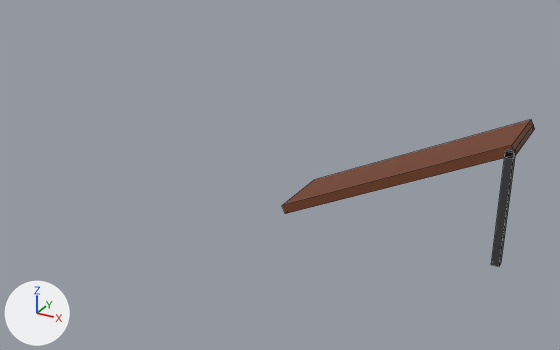
The FBX model Assets/Models/Tetrominos/Slides/VS8.fbx as it was, and as the next commit left it.
One viewpoint serves both versions: a camera (50 mm lens) standing at (15.13, -8.07, 9.36) and looking at (10.66, 0.06, 5.3). Every picture has the same lights, and +X, +Y and +Z are marked at lower left. Mesh edges are drawn as thin lines. Where no turn or scale is listed for an object, it has been applied to the vertices.
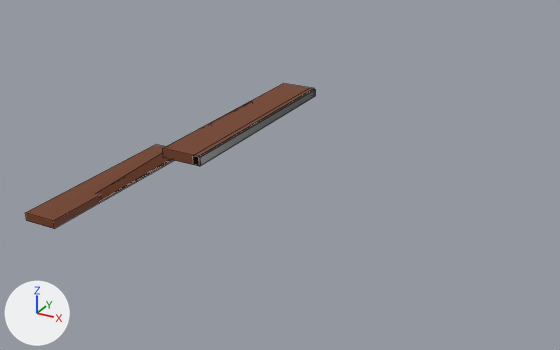
ob_variant_slide_8 is not drawn itself; it is the parent of ob_cube_048.

Where the newer file only moved an object's origin or applied its transform, the numbers keep the older frame.

Diff of the bpy script that builds the scene:
```diff
--- a/Assets/Models/Tetrominos/Slides/VS8.fbx.py
+++ b/Assets/Models/Tetrominos/Slides/VS8.fbx.py
@@ me_cube_037 @@
 me_cube_037.from_pydata(...)  # 8 vertices, 6 faces; spans x -0.05..0.05, y -0.5..0.5, z -0.05..0.05
 # used by ob_cube_042; location = (13.45, 0.95, 6.0)
-me_cube_037.vertices[0].co = (-0.05, -0.5, -0.05)  # pixel (504, 157)
-me_cube_037.vertices[1].co = (-0.05, -0.5, 0.05)  # pixel (505, 149)
-me_cube_037.vertices[2].co = (-0.05, 0.5, -0.05)
-me_cube_037.vertices[3].co = (-0.05, 0.5, 0.05)
-me_cube_037.vertices[4].co = (0.05, -0.5, -0.05)  # pixel (513, 158)
-me_cube_037.vertices[5].co = (0.05, -0.5, 0.05)  # pixel (514, 150)
-me_cube_037.vertices[6].co = (0.05, 0.5, -0.05)  # pixel (532, 131)
-me_cube_037.vertices[7].co = (0.05, 0.5, 0.05)  # pixel (533, 124)
-me_cube_037.materials.append(mat_metall)  # dark grey #676767
+# me_cube_037 part 1
+me_cube_037.vertices[0].co = (-5.4, -2.4, -1.46)  # pixel (54, 228)
+me_cube_037.vertices[1].co = (-5.4, -2.4, -1.34)  # pixel (53, 220)
+me_cube_037.vertices[2].co = (-5.9, -2.4, -1.46)  # pixel (26, 220)
+me_cube_037.vertices[3].co = (-5.9, -2.4, -1.34)  # pixel (25, 212)
+me_cube_037.vertices[4].co = (-5.4, 0.5, -1.46)
+me_cube_037.vertices[5].co = (-5.4, 0.5, -1.34)
+me_cube_037.vertices[6].co = (-5.9, 0.5, -1.46)
+me_cube_037.vertices[7].co = (-5.9, 0.5, -1.34)  # pixel (155, 144)
+me_cube_037.materials.append(mat_wood)  # brown #743e22
@@ me_cube_062 @@
+me_cube_062.from_pydata(...)  # a box spanning x -0.25..0.25, y -1.45..1.45, z -0.06..0.06
+me_cube_062.materials.append(mat_wood)  # brown #743e22
@@ me_cube_063 @@
+me_cube_063.from_pydata(...)  # a box spanning x -0.05..0.05, y -1.45..1.45, z -0.05..0.05
+me_cube_063.materials.append(mat_metall)  # dark grey #676767
@@ ob_variant_slide_8 @@
 ob_variant_slide_8 = bpy.data.objects.new('Variant Slide 8', None)
-ob_variant_slide_8.location = (12.0, 0.0, 6.0)
+ob_variant_slide_8.location = (9.0, 0.0, 6.0)
@@ ob_cube_043 @@
-ob_cube_043 = bpy.data.objects.new('Cube.043', me_cube_045)
-ob_cube_043.location = (13.45, 0.5, 5.274)
@@ ob_cube_048 @@
 ob_cube_048.parent = ob_variant_slide_8
-ob_cube_048.location = (-0.00502, 0.95, -0.68)
-ob_cube_048.rotation_euler = (0.0, 0.456, -3.142)  # degrees (0, 26, -180)
+ob_cube_048.location = (-0.00502, 0.0, -0.7)
+ob_cube_048.rotation_euler = (0.0, 0.611, -3.142)  # degrees (0, 35, -180)
+ob_cube_048.scale = (0.75, 1.0, 1.0)
@@ ob_cube_010 @@
+ob_cube_010 = bpy.data.objects.new('Cube.010', me_cube_062)
+ob_cube_010.location = (10.2, 0.0, 6.0)
@@ ob_cube_025 @@
+ob_cube_025 = bpy.data.objects.new('Cube.025', me_cube_063)
+ob_cube_025.location = (10.42, 0.0, 6.0)
```

Changed parts and their boxes [x1, y1, x2, y2] in the pictures (560 x 350 px):
'Cube.048', moved, turned, rescaled
    before: [282, 120, 534, 214]
    after: [98, 101, 252, 200]
'Cube.010', added (brown)
    after: [163, 83, 314, 166]
'Cube.042', recoloured, reshaped (397% wider, 146% taller)
    before: [505, 124, 534, 158]
    after: [26, 144, 174, 229]
'Cube.043', deleted
    before: [491, 151, 515, 266]
'Cube.025', added
    after: [193, 89, 316, 166]
